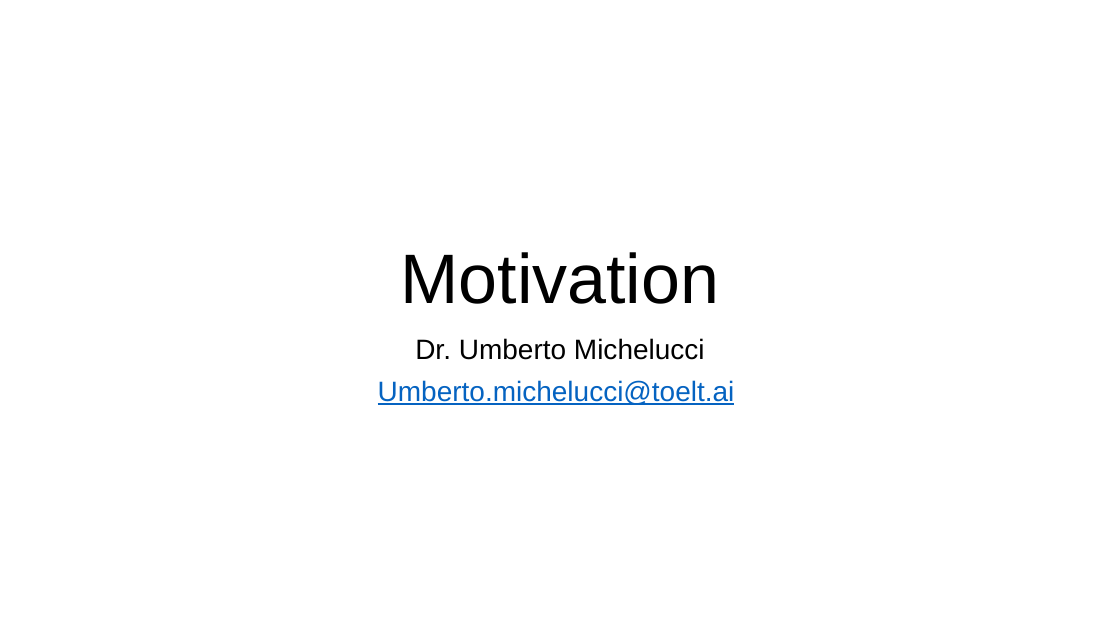
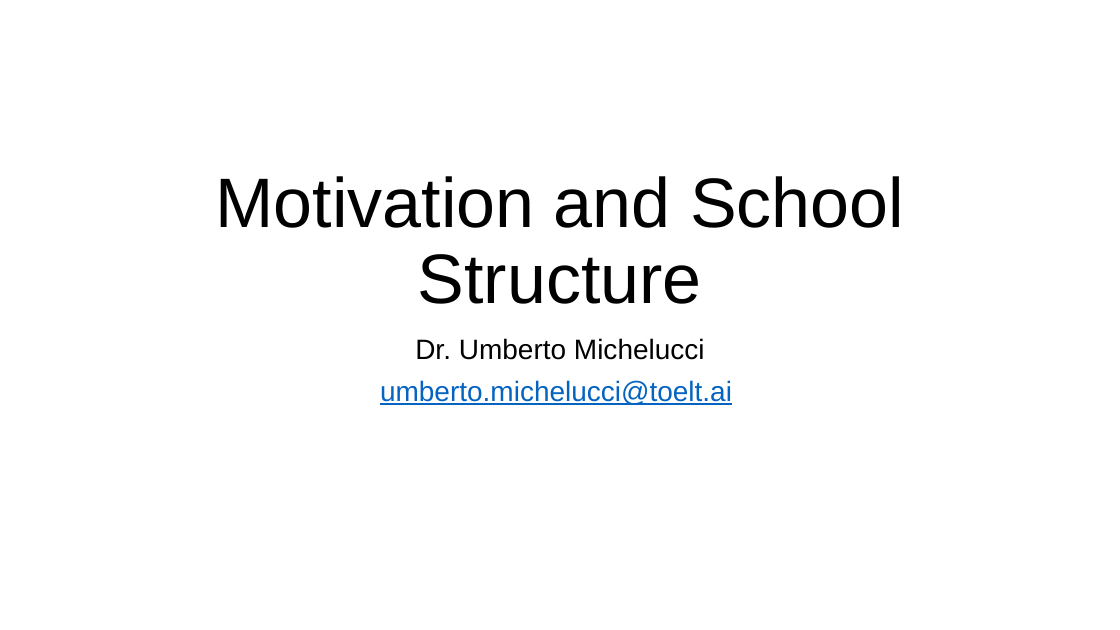
Before and after one commit to toelt-llc/MACHINE-LEARNING-SCHOOL-INAF, a slide deck: slide 1 of DAY1/_00 - Motivation/motivation.pptx. Drawn at 1120x630 pixels with LibreOffice and Linux fonts; fonts in the diff are those of the drawing. Boxes give left, top, right and bottom in pixels: in the first picture for what was removed or moved away, otherwise in the second. Text is boxed around its words. In the diff, an @@ line names an element or a change of style, - is before the commit and + after.

```diff
--- a/DAY1/_00 - Motivation/motivation.pptx
+++ b/DAY1/_00 - Motivation/motivation.pptx
@@ title at box(216, 176, 904, 304): text changed @@
-Motivation
+Motivation and School Structure
@@ subtitle at box(380, 380, 732, 405): text changed @@
-Umberto.michelucci@toelt.ai
+umberto.michelucci@toelt.ai
```
Also in this commit, not shown: 1 other slide changed, 7 other files.
